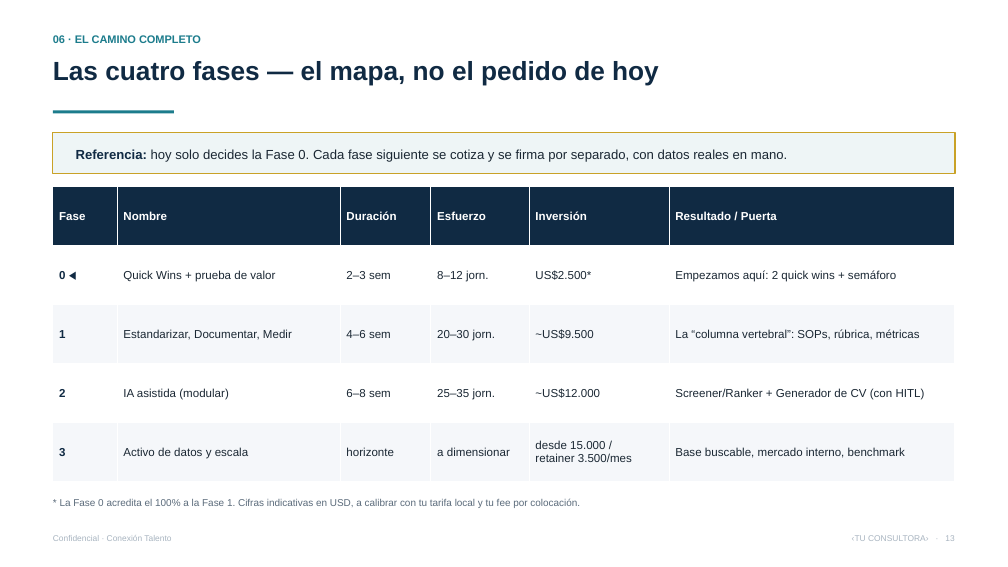
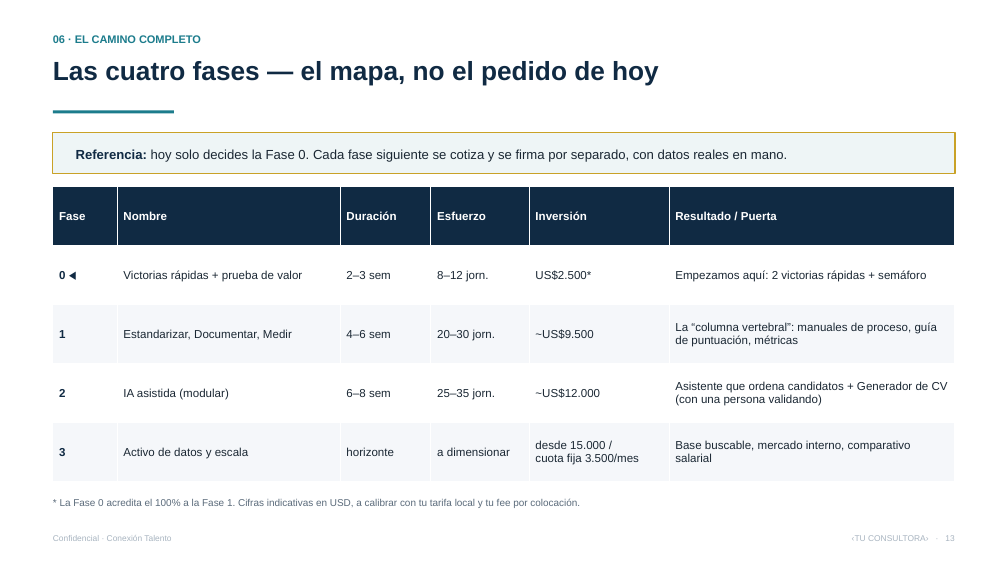
Before and after one commit to vverlaine/conexion-talento-ia, a slide deck: slide 13 of 04-propuesta/Presentacion-Conexion-Talento.pptx. Drawn at 1008x567 pixels with LibreOffice and Linux fonts; fonts in the diff are those of the drawing. Boxes give left, top, right and bottom in pixels: in the first picture for what was removed or moved away, otherwise in the second. Text is boxed around its words. In the diff, an @@ line names an element or a change of style, - is before the commit and + after.

```diff
--- a/04-propuesta/Presentacion-Conexion-Talento.pptx
+++ b/04-propuesta/Presentacion-Conexion-Talento.pptx
@@ table at [53, 187, 955, 482] @@
-row 2, column 2: Quick Wins + prueba de valor
+row 2, column 2: Victorias rápidas + prueba de valor
-row 2, column 6: Empezamos aquí: 2 quick wins + semáforo
+row 2, column 6: Empezamos aquí: 2 victorias rápidas + semáforo
-row 3, column 6: La “columna vertebral”: SOPs, rúbrica, métricas
+row 3, column 6: La “columna vertebral”: manuales de proceso, guía de puntuación, métricas
-row 4, column 6: Screener/Ranker + Generador de CV (con HITL)
+row 4, column 6: Asistente que ordena candidatos + Generador de CV (con una persona validando)
-row 5, column 5: desde 15.000 / retainer 3.500/mes
+row 5, column 5: desde 15.000 / cuota fija 3.500/mes
-row 5, column 6: Base buscable, mercado interno, benchmark
+row 5, column 6: Base buscable, mercado interno, comparativo salarial
```
Also in this commit, not shown: 13 other slides changed, 19 other files.
